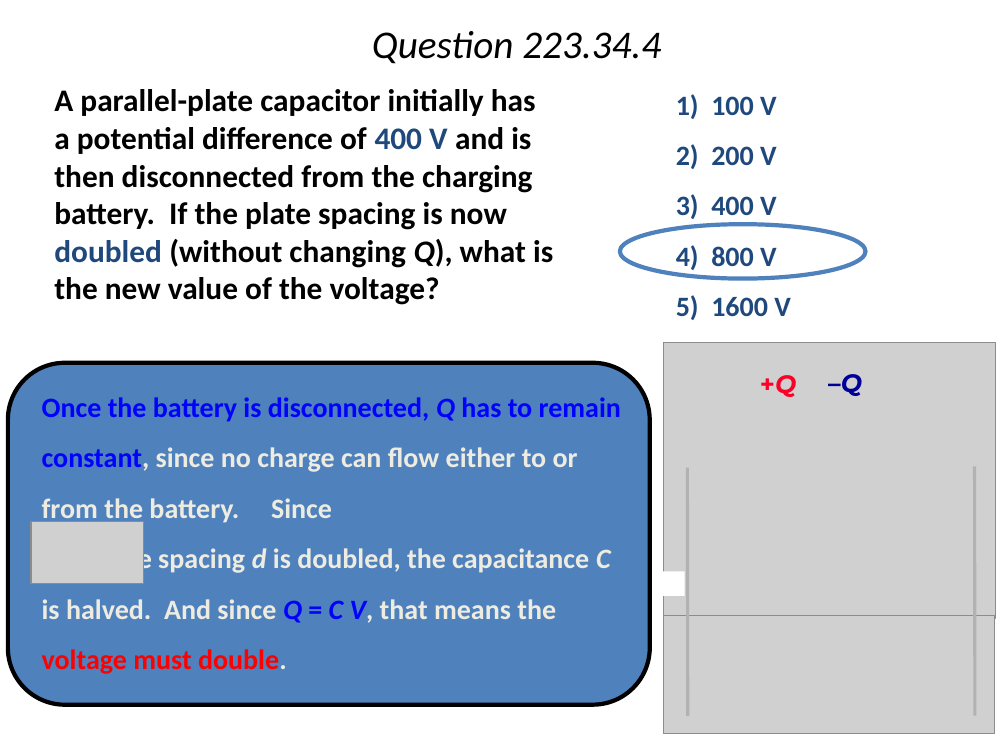
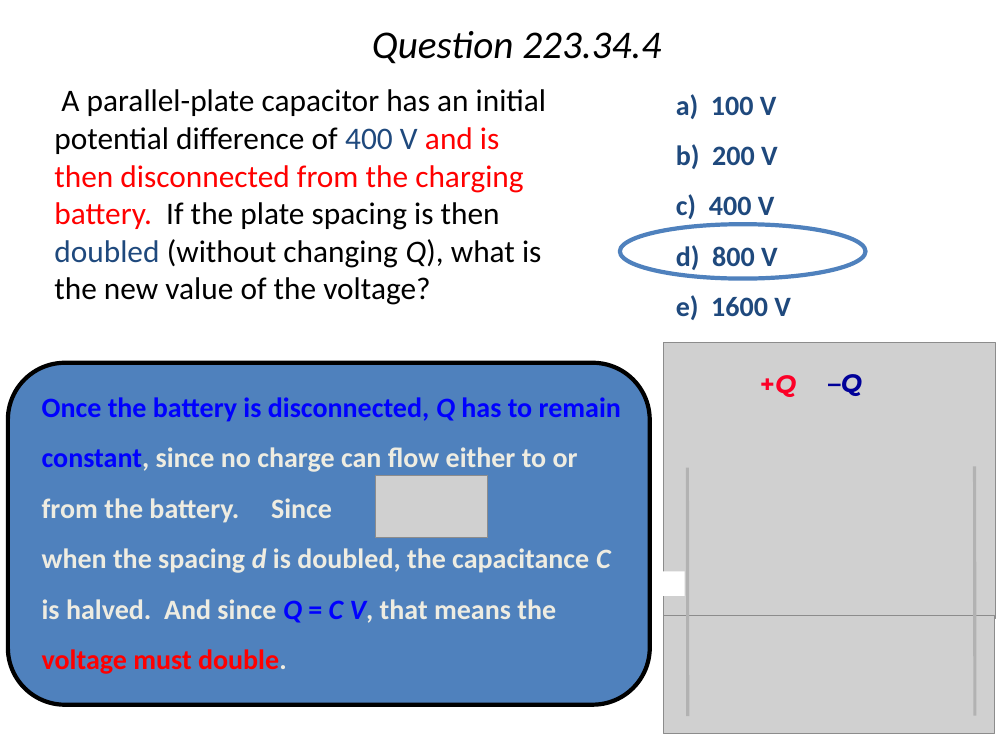
Before and after one commit to rtlines/PH223-Engineering-Physics, a slide deck: slide 12 of Slides/PH223_Lecture_34.pptx. Drawn at 1008x756 pixels with LibreOffice and Linux fonts; fonts in the diff are those of the drawing; grey boxes stand for pictures. Boxes give left, top, right and bottom in pixels: in the first picture for what was removed or moved away, otherwise in the second. Text is boxed around its words. In the diff, an @@ line names an element or a change of style, - is before the commit and + after.

```diff
--- a/Slides/PH223_Lecture_34.pptx
+++ b/Slides/PH223_Lecture_34.pptx
@@ text at <box>54,89,546,305</box>: text changed; bold off @@
-A parallel-plate capacitor initially has a potential difference of 400 V and is then disconnected from the charging battery. If the plate spacing is now doubled (without changing Q), what is the new value of the voltage?
+A parallel-plate capacitor has an initial potential difference of 400 V and is then disconnected from the charging battery. If the plate spacing is then doubled (without changing Q), what is the new value of the voltage?
@@ text at <box>676,94,791,320</box>: text changed @@
-1) 100 V
-2) 200 V
-3) 400 V
-4) 800 V
-5) 1600 V
+a) 100 V
+b) 200 V
+c) 400 V
+d) 800 V
+e) 1600 V
@@ picture added at <box>375,476,487,538</box> @@
@@ picture removed at <box>31,521,143,584</box> @@
```
Also in this commit, not shown: 9 other slides changed, 4 other files.
